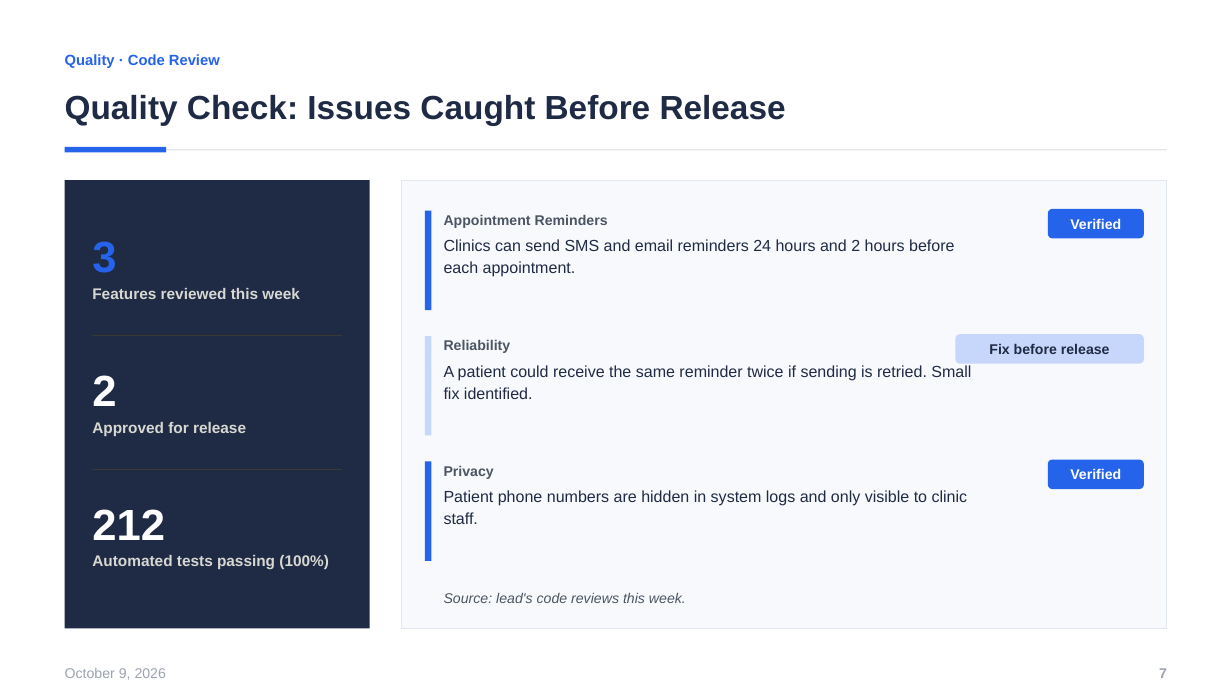
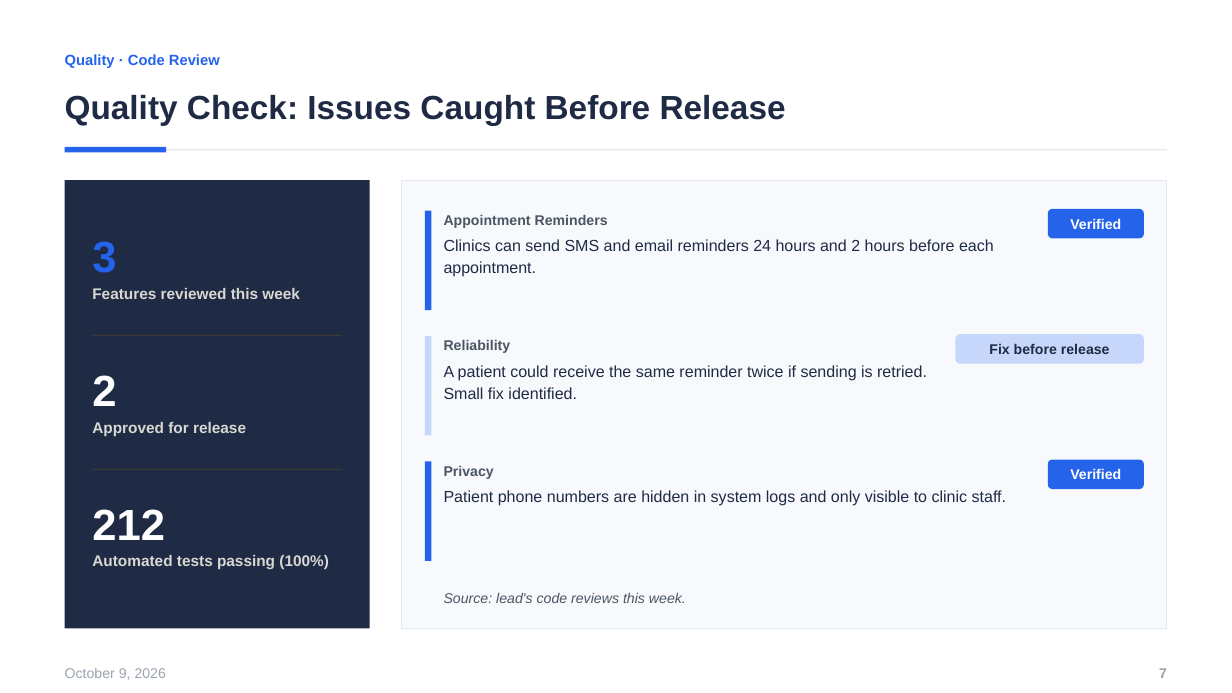
Before and after one commit to Showship/showship.github.io, a slide deck: slide 7 of src/assets/downloads/example-deck-corporate.pptx. Drawn at 1232x693 pixels with LibreOffice and Linux fonts; fonts in the diff are those of the drawing. Boxes give left, top, right and bottom in pixels: in the first picture for what was removed or moved away, otherwise in the second. Text is boxed around its words. In the diff, an @@ line names an element or a change of style, - is before the commit and + after.

```diff
--- a/src/assets/downloads/example-deck-corporate.pptx
+++ b/src/assets/downloads/example-deck-corporate.pptx
@@ text "Clinics can send SMS and ..." rewrapped from <box>444,239,954,277</box> to <box>444,239,994,277</box> @@
@@ text "A patient could receive the ..." rewrapped from <box>444,365,971,399</box> to <box>444,365,927,399</box> @@
@@ text "Patient phone numbers are hidden ..." rewrapped from <box>444,490,968,524</box> to <box>444,490,1006,506</box> @@
```
Also in this commit, not shown: 20 other files.
